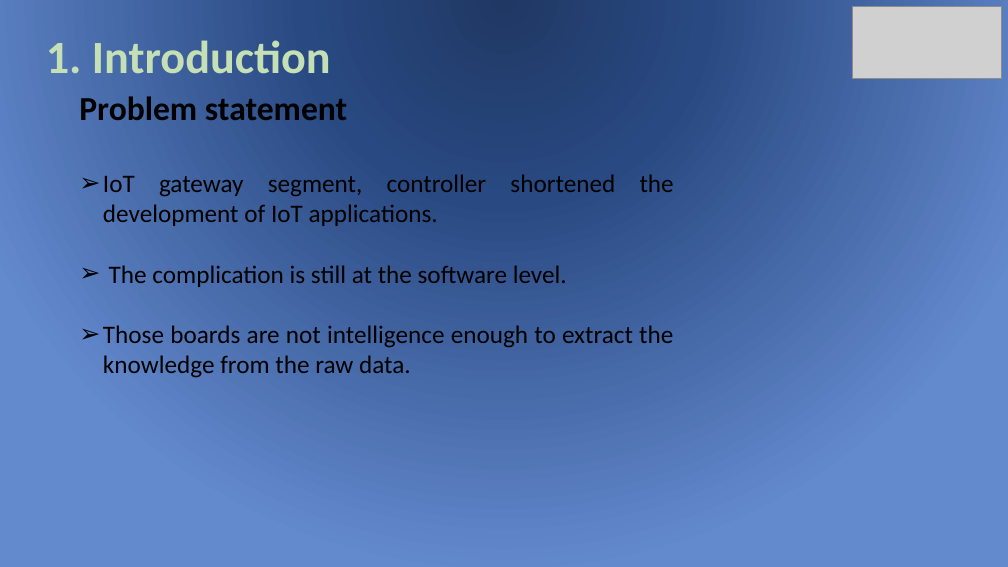
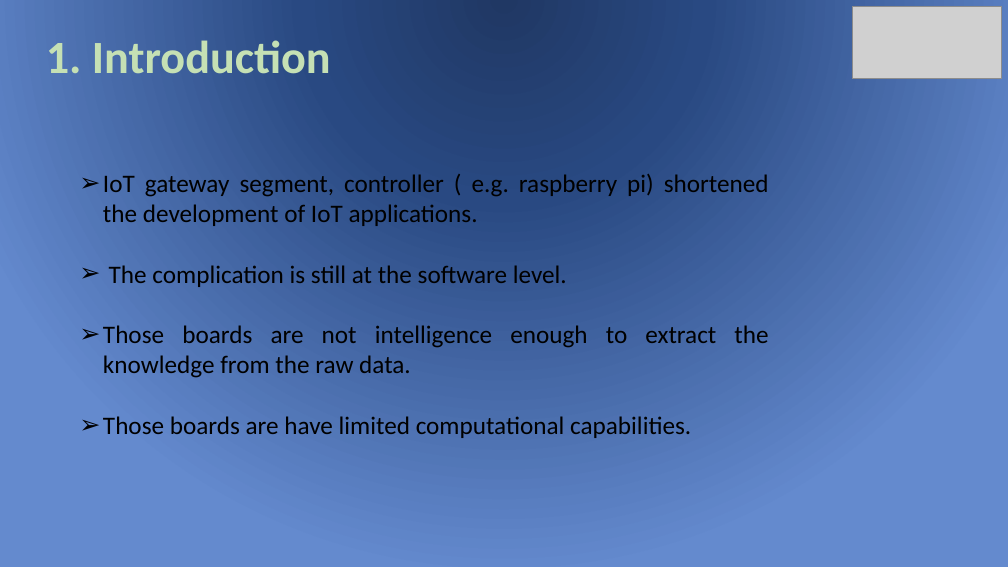
Before and after one commit to baharababah/DIM, a slide deck: slide 3 of DIM_Presentation.pptx (slide 11 before the commit). Drawn at 1008x567 pixels with LibreOffice and Linux fonts; fonts in the diff are those of the drawing; grey boxes stand for pictures. Boxes give left, top, right and bottom in pixels: in the first picture for what was removed or moved away, otherwise in the second. Text is boxed around its words. In the diff, an @@ line names an element or a change of style, - is before the commit and + after.

```diff
--- a/DIM_Presentation.pptx
+++ b/DIM_Presentation.pptx
@@ text at (103,174,769,226): text changed @@
-Problem statement
-➢ IoT gateway segment, controller shortened the development of IoT applications.
+➢ IoT gateway segment, controller ( e.g. raspberry pi) shortened the development of IoT applications.
@@ text at (103,416,691,438): paragraph added @@
+➢ Those boards are have limited computational capabilities.
```
Also in this commit, not shown: 49 other slides changed, 13 slides removed, 55 other files.
